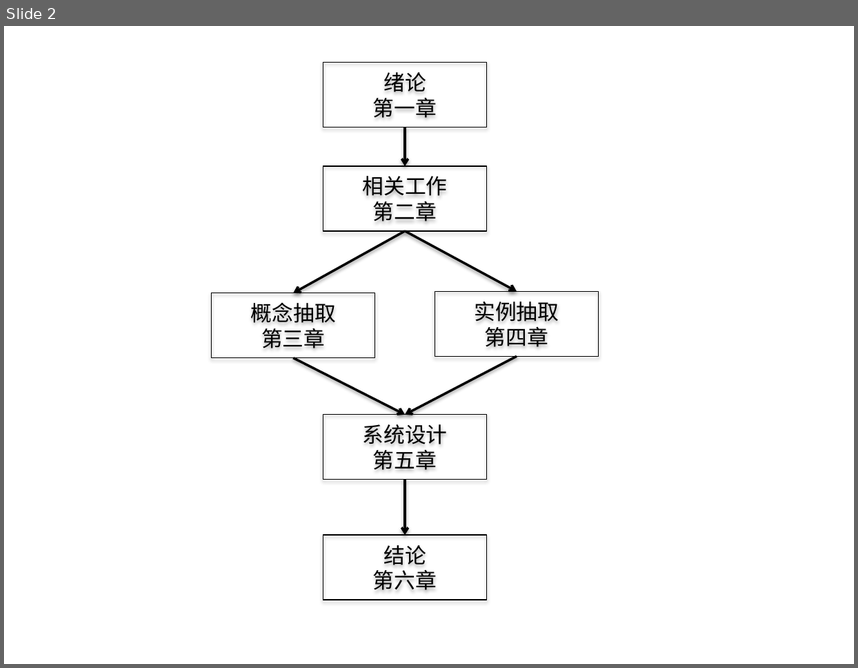
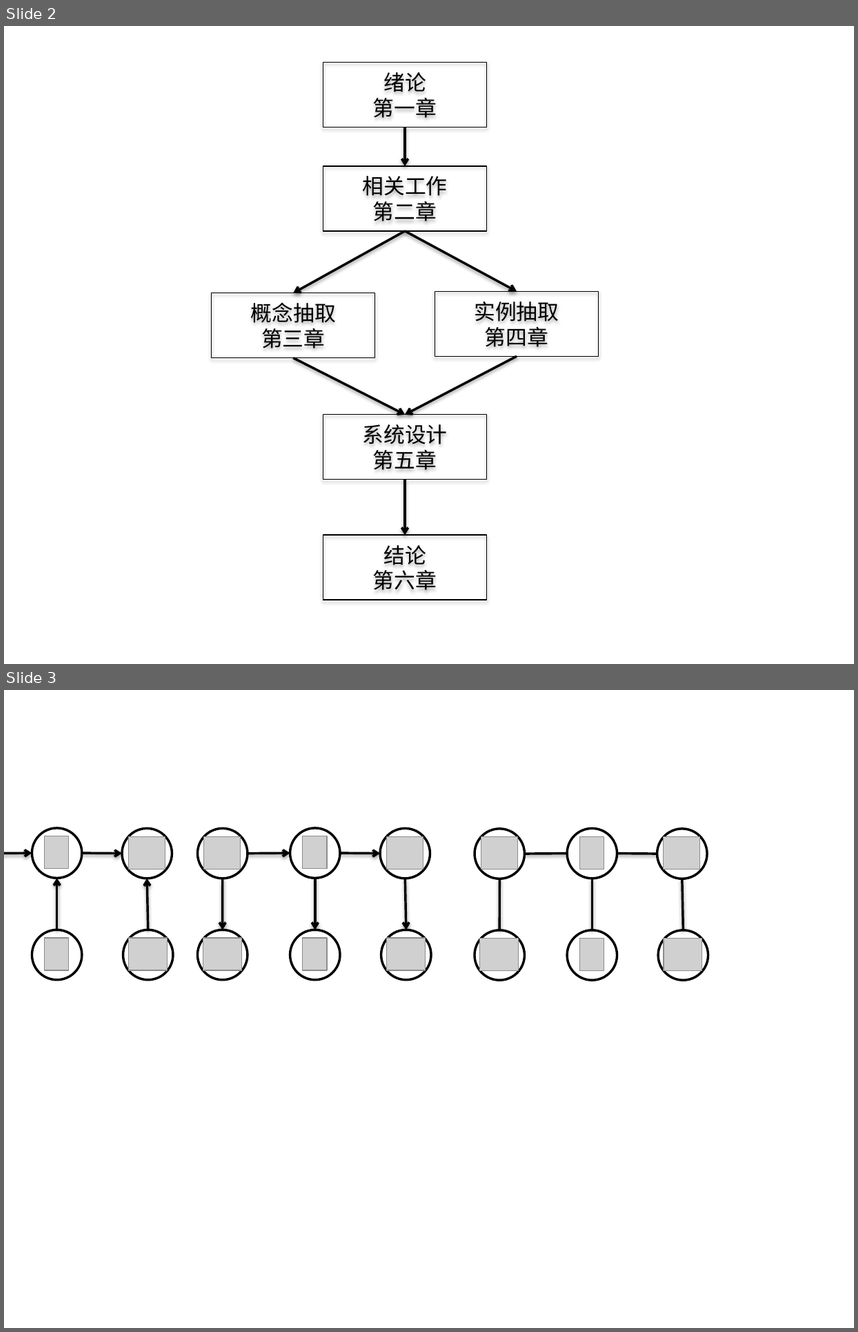
Before and after one commit to npbool/thuthesis, a slide deck: latex/figures/graphs.pptx. Shown one above the other, each under a label of ours: slide 2 before the commit, slides 2 and 3 after it. The pictures are 858x668 and 858x1332 pixels, drawn with LibreOffice and Linux fonts; fonts in the diff are those of the drawing; grey boxes stand for pictures; background and template pictures are left out. Boxes give left, top, right and bottom in pixels: in the first picture for what was removed or moved away, otherwise in the second. Text is boxed around its words. In the diff, an @@ line names an element or a change of style, - is before the commit and + after.

```diff
--- a/latex/figures/graphs.pptx
+++ b/latex/figures/graphs.pptx
@@ slide 3 added at box(4, 690, 854, 1328), background #FFFFFF @@
@@ group added at box(4, 828, 173, 980): 4 ellipses, 4 pictures, 4 arrows @@
@@ group added at box(198, 828, 432, 980): 6 ellipses, 6 pictures, 5 arrows @@
@@ group added at box(475, 829, 708, 980): 6 ellipses, 6 pictures, 5 lines @@
```
Also in this commit, not shown: 1 slide changed, 1 other slide added, 1 slide removed, 17 other files.
